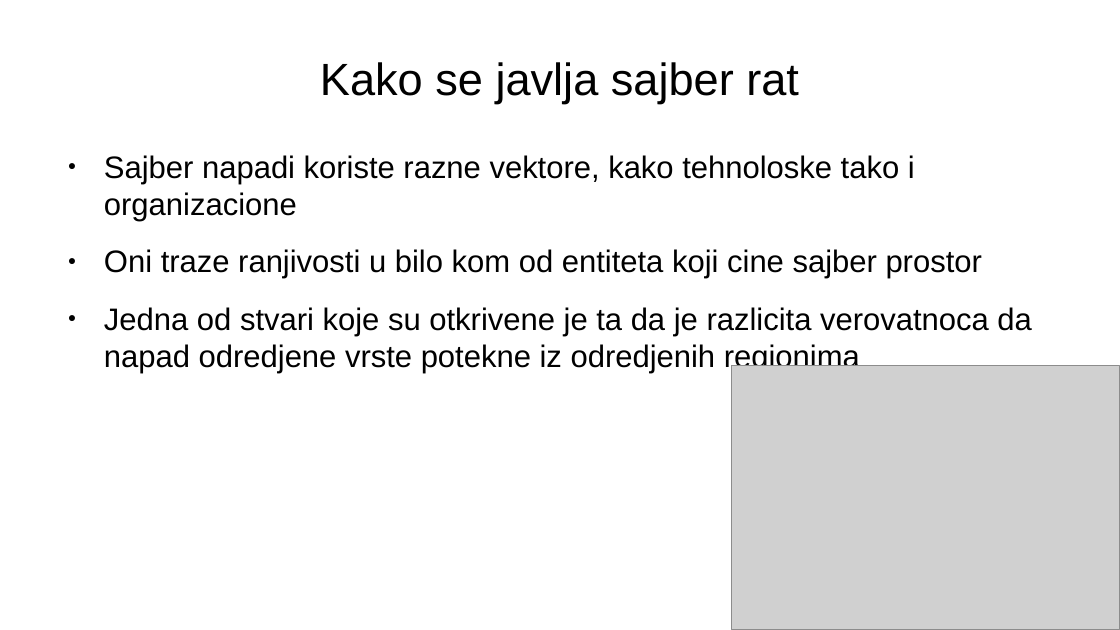
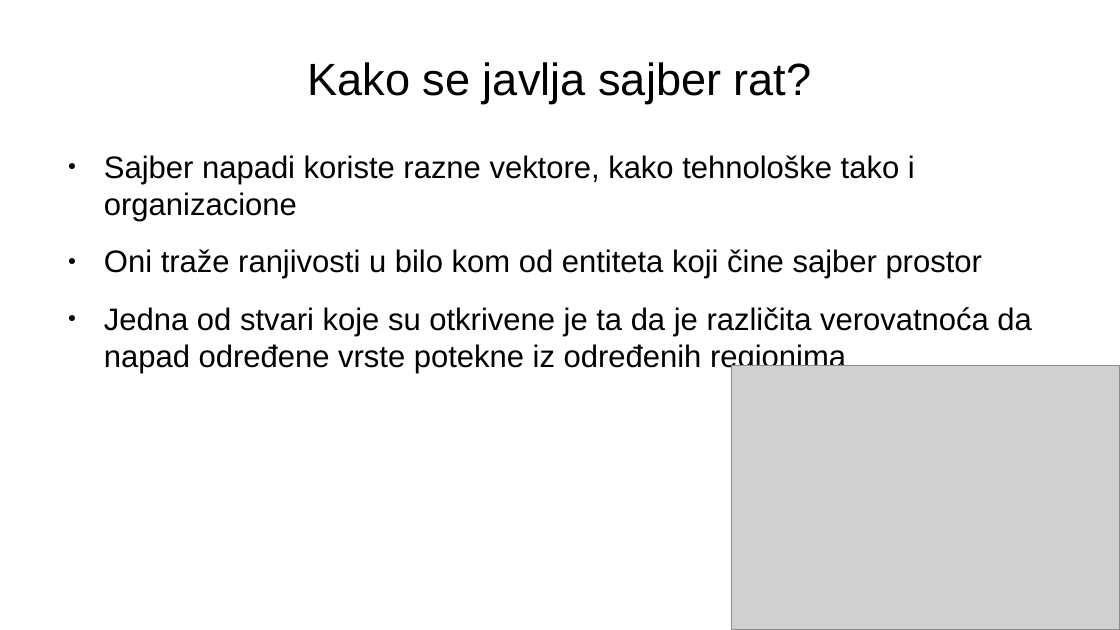
Before and after one commit to vukvuk21/RID, a slide deck: slide 7 of rid_2022_seminarski/mi19120_Luka_Vukotic/Predavanje_2/SajberRat.odp. Drawn at 1120x630 pixels with LibreOffice and Linux fonts; fonts in the diff are those of the drawing; grey boxes stand for pictures. Boxes give left, top, right and bottom in pixels: in the first picture for what was removed or moved away, otherwise in the second. Text is boxed around its words. In the diff, an @@ line names an element or a change of style, - is before the commit and + after.

```diff
--- a/rid_2022_seminarski/mi19120_Luka_Vukotic/Predavanje_2/SajberRat.odp
+++ b/rid_2022_seminarski/mi19120_Luka_Vukotic/Predavanje_2/SajberRat.odp
@@ title at [307, 62, 812, 104]: text changed @@
-Kako se javlja sajber rat
+Kako se javlja sajber rat?
@@ text at [104, 155, 1031, 373]: text changed @@
-● Sajber napadi koriste razne vektore, kako tehnoloske tako i organizacione
-● Oni traze ranjivosti u bilo kom od entiteta koji cine sajber prostor
-● Jedna od stvari koje su otkrivene je ta da je razlicita verovatnoca da napad odredjene vrste potekne iz odredjenih regionima
+● Sajber napadi koriste razne vektore, kako tehnološke tako i organizacione
+● Oni traže ranjivosti u bilo kom od entiteta koji čine sajber prostor
+● Jedna od stvari koje su otkrivene je ta da je različita verovatnoća da napad određene vrste potekne iz određenih regionima
```
Also in this commit, not shown: 10 other slides changed, 5 other files.
